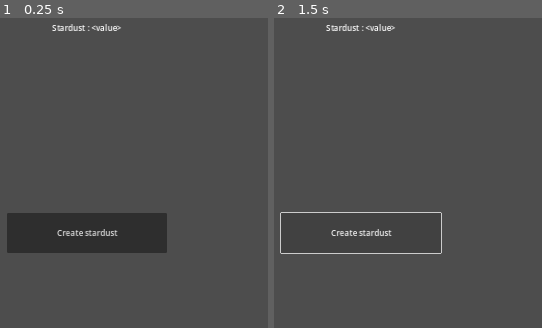
Above: before the commit, frames 1-2 (left to right).
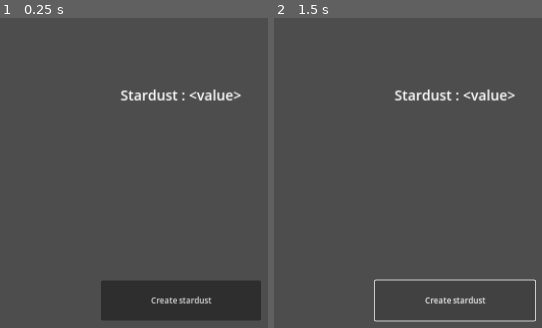
Above: after the commit, the same moments.

Repository: allanjchiang/project_stardust
Game: Godot game, scene res://scenes/prototypes/clicker/prototype_clicker.tscn
Same seed, same stepped clock (60 frames per second), same inputs: the game is played once before the commit and once after it. The project has no main scene, so this scene is started directly.
Inputs:
- Up to frame 1 (0.25 s): no input
- Up to frame 2 (1.5 s): click "Create stardust" at 0.5 s; click "Create stardust" at 1.25 s

The runs differ from the first frame. In frame 1, 16% of the frame differs, in the area x 2-98%, y 1-98%; in frame 2, 3.1%.

Commit message:
Make header large

Diff:
--- a/scenes/prototypes/clicker/prototype_clicker.tscn
+++ b/scenes/prototypes/clicker/prototype_clicker.tscn
@@ -5,6 +5,10 @@
 anchors_preset = 15
 anchor_right = 1.0
 anchor_bottom = 1.0
+offset_left = 188.0
+offset_top = 135.0
+offset_right = 188.0
+offset_bottom = 135.0
 grow_horizontal = 2
 grow_vertical = 2
 
@@ -15,6 +19,7 @@
 anchor_right = 1.0
 offset_bottom = 23.0
 grow_horizontal = 2
+theme_type_variation = &"HeaderLarge"
 text = "Stardust : <value>"
 horizontal_alignment = 1
 vertical_alignment = 1
